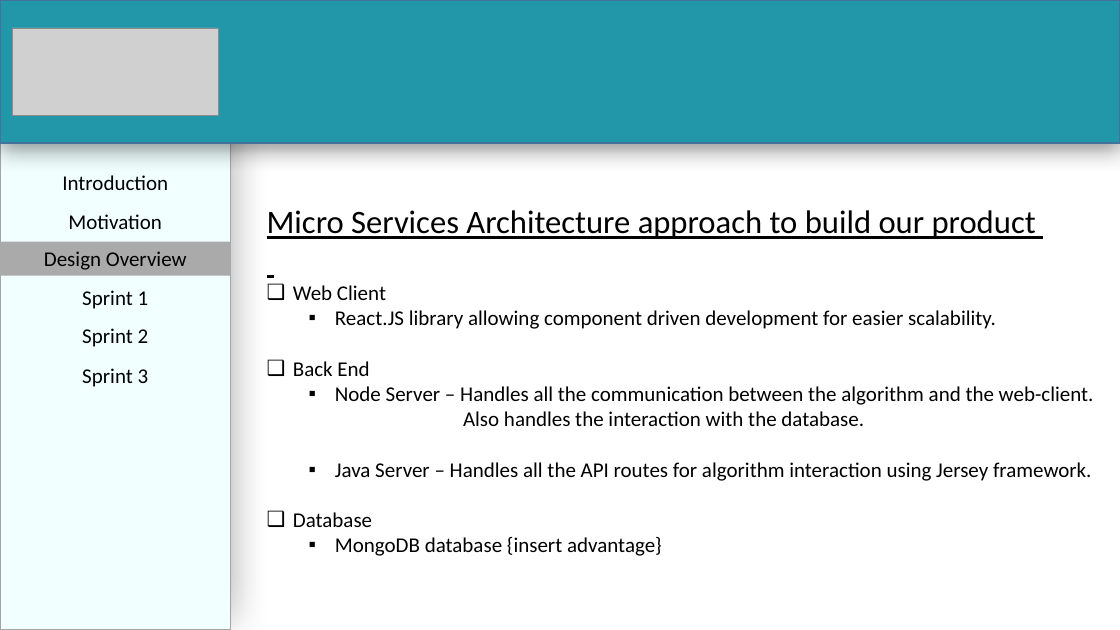
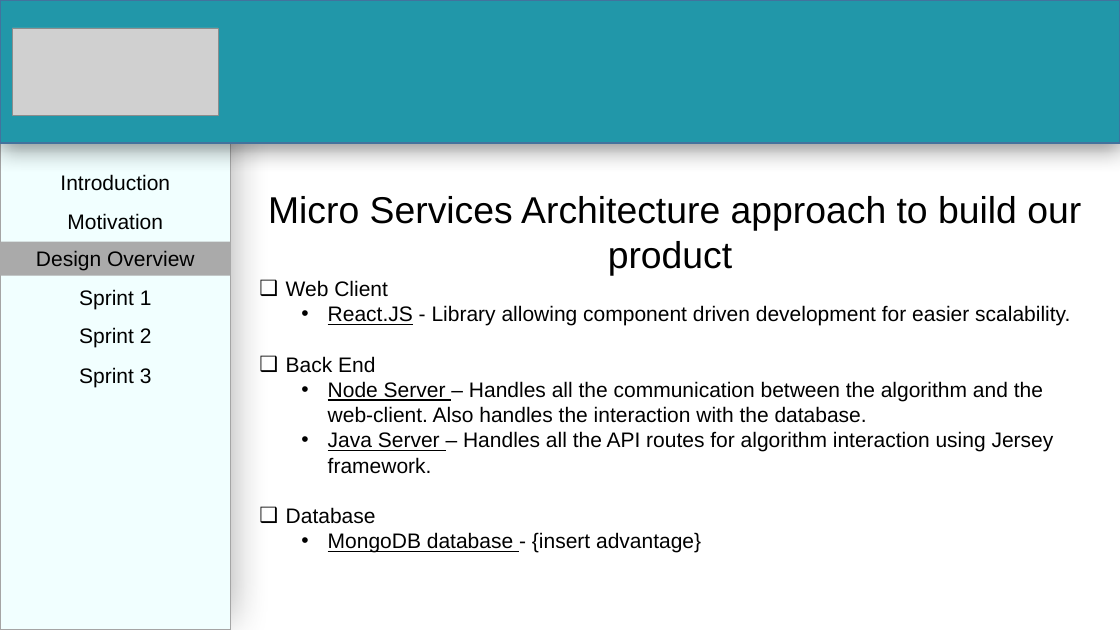
Before and after one commit to PalinaRawat/MyPQue, a slide deck: slide 6 of Documents/Team 7 - Sprint 3 Presentation.pptx (slide 7 before the commit). Drawn at 1120x630 pixels with LibreOffice and Linux fonts; fonts in the diff are those of the drawing; grey boxes stand for pictures. Boxes give left, top, right and bottom in pixels: in the first picture for what was removed or moved away, otherwise in the second. Text is boxed around its words. In the diff, an @@ line names an element or a change of style, - is before the commit and + after.

```diff
--- a/Documents/Team 7 - Sprint 3 Presentation.pptx
+++ b/Documents/Team 7 - Sprint 3 Presentation.pptx
@@ text "Micro Services Architecture approach to ...": place and size @@
-text "Micro Services Architecture approach to ..." at bbox=[267, 210, 1094, 556]
+text "Micro Services Architecture approach to ..." at bbox=[268, 196, 1081, 553]
@@ text at bbox=[268, 196, 1081, 524]: size 28 to 32 pt, underline off in "Micro Services Architecture approach to build our ..."; font Calibri to Arial in "Micro Services Architecture approach to build our ...", "Web Client", "Back End", "Node Server – Handles all the communication ..." and 2 more places; underline on in "Node Server", "Java Server"; alignment left to centre; bullet ▪ to • @@
@@ text at bbox=[328, 305, 1070, 326]: text changed; font Calibri to Arial @@
-  ▪ React.JS library allowing component driven development for easier scalability.
+  • React.JS - Library allowing component driven development for easier scalability.
@@ font Calibri to Arial in 6 elements at bbox=[60, 174, 170, 191], bbox=[67, 213, 163, 230], bbox=[0, 242, 231, 276], bbox=[79, 289, 152, 310], bbox=[79, 327, 152, 348], bbox=[79, 367, 152, 388] @@
@@ text at bbox=[328, 532, 701, 553]: text changed; font Calibri to Arial @@
-  ▪ MongoDB database {insert advantage}
+  • MongoDB database - {insert advantage}
```
Also in this commit, not shown: 9 other slides changed, 8 slides added, 1 other file.
